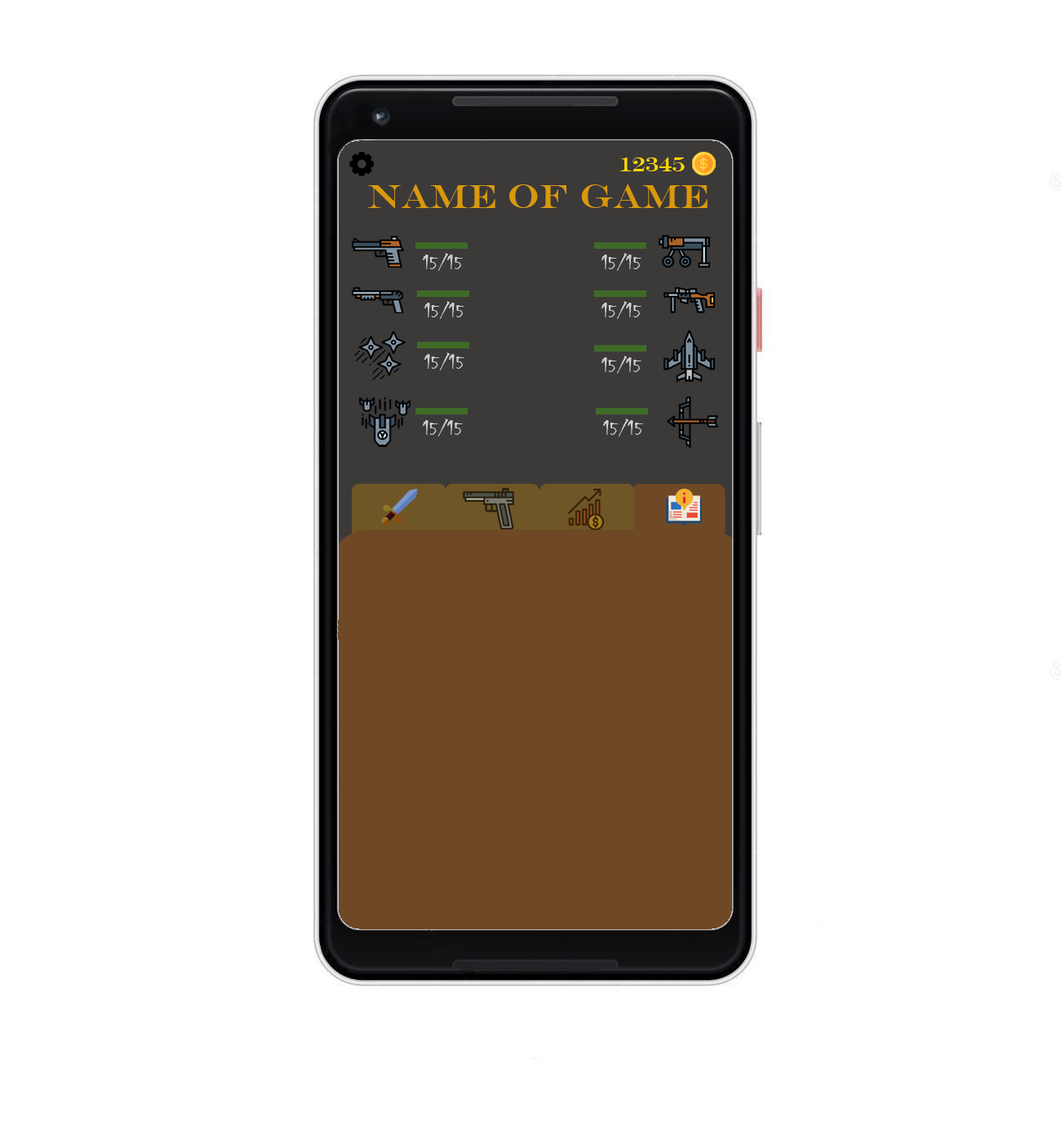
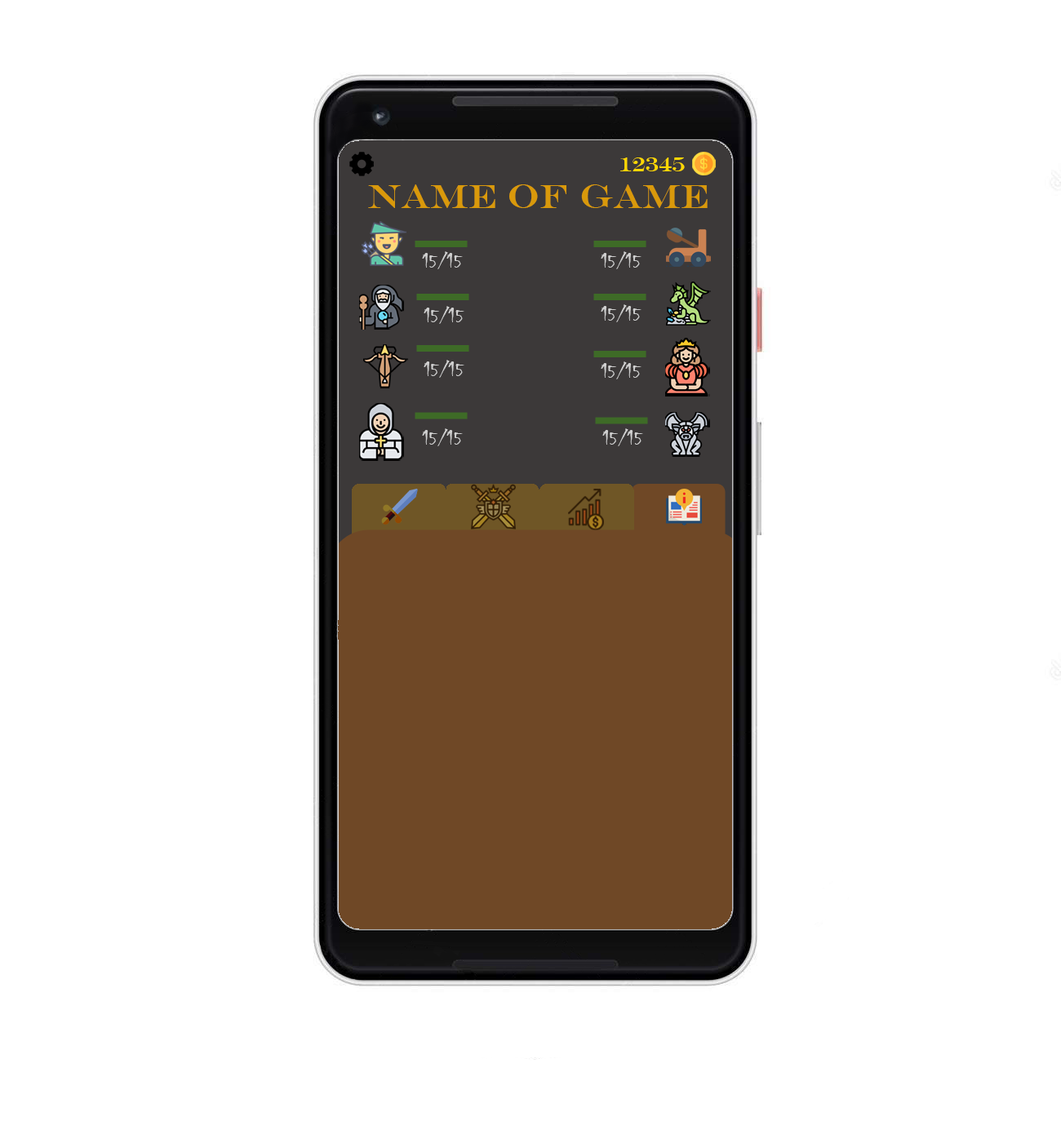
Revision of a layered (1061, 1134) image; what changed, layer by layer:
added group "charecters" with 40 layers in group "screen" over [351, 221, 719, 462]
added group "archer" (1st of 2, in "screen" › "charecters") with 4 layers in group "charecters" over [351, 221, 468, 270]
added layer "archer" (2nd of 2, in "screen" › "charecters" › "archer") in group "archer" over [361, 221, 407, 267]
added group "witcher" (1st of 2, in "screen" › "charecters") with 4 layers in group "charecters" over [351, 284, 470, 330]
added layer "witcher" (2nd of 2, in "screen" › "charecters" › "witcher") in group "witcher" over [359, 284, 404, 330]
added group "crossbow" (1st of 2, in "screen" › "charecters") with 4 layers in group "charecters" over [354, 331, 470, 389]
added layer "crossbow" (2nd of 2, in "screen" › "charecters" › "crossbow") in group "crossbow" over [363, 344, 409, 389]
added group "healther" (1st of 2, in "screen" › "charecters") with 4 layers in group "charecters" over [359, 397, 468, 462]
added layer "healther" (2nd of 2, in "screen" › "charecters" › "healther") in group "healther" over [359, 403, 404, 462]
added group "catapult" with 4 layers in group "charecters" over [593, 227, 711, 270]
added group "dragon" with 4 layers in group "charecters" over [593, 281, 715, 326]
added layer "Слой 2" in group "dragon" over [665, 281, 711, 326]
added group "princess" with 4 layers in group "charecters" over [593, 337, 715, 397]
added layer "princces" in group "princess" over [665, 337, 710, 397]
added group "monster" (1st of 2, in "screen" › "charecters") with 4 layers in group "charecters" over [594, 406, 719, 457]
hid group "weapon" (32 layers) over [351, 235, 719, 449]
added layer "swords" (soft light) in group "weaponImproving" over [470, 483, 516, 530]
hid "Слой 1" over [462, 488, 515, 530]
hid "pistolOnBookmark" over [462, 488, 515, 530]
…and 18 more changes (18 added)
